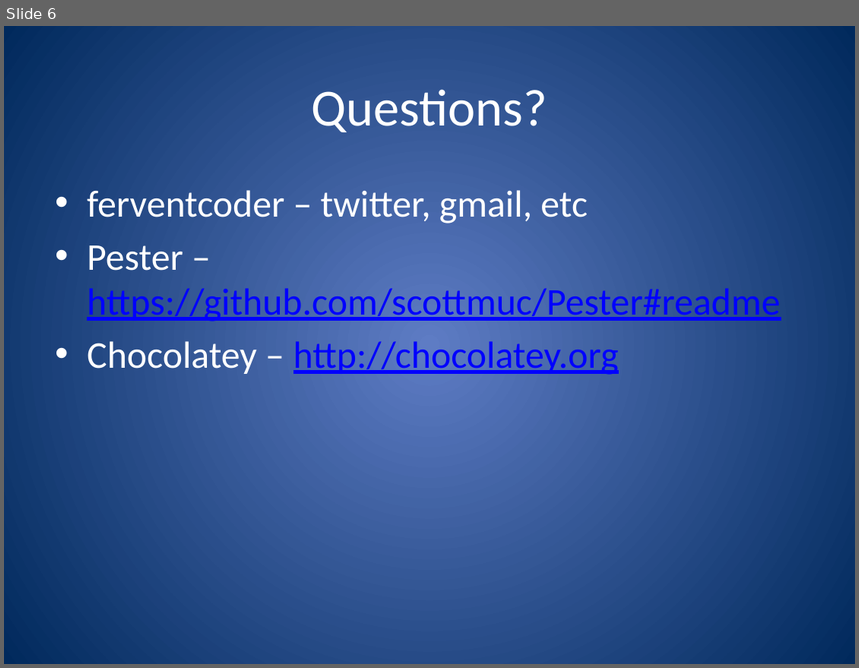
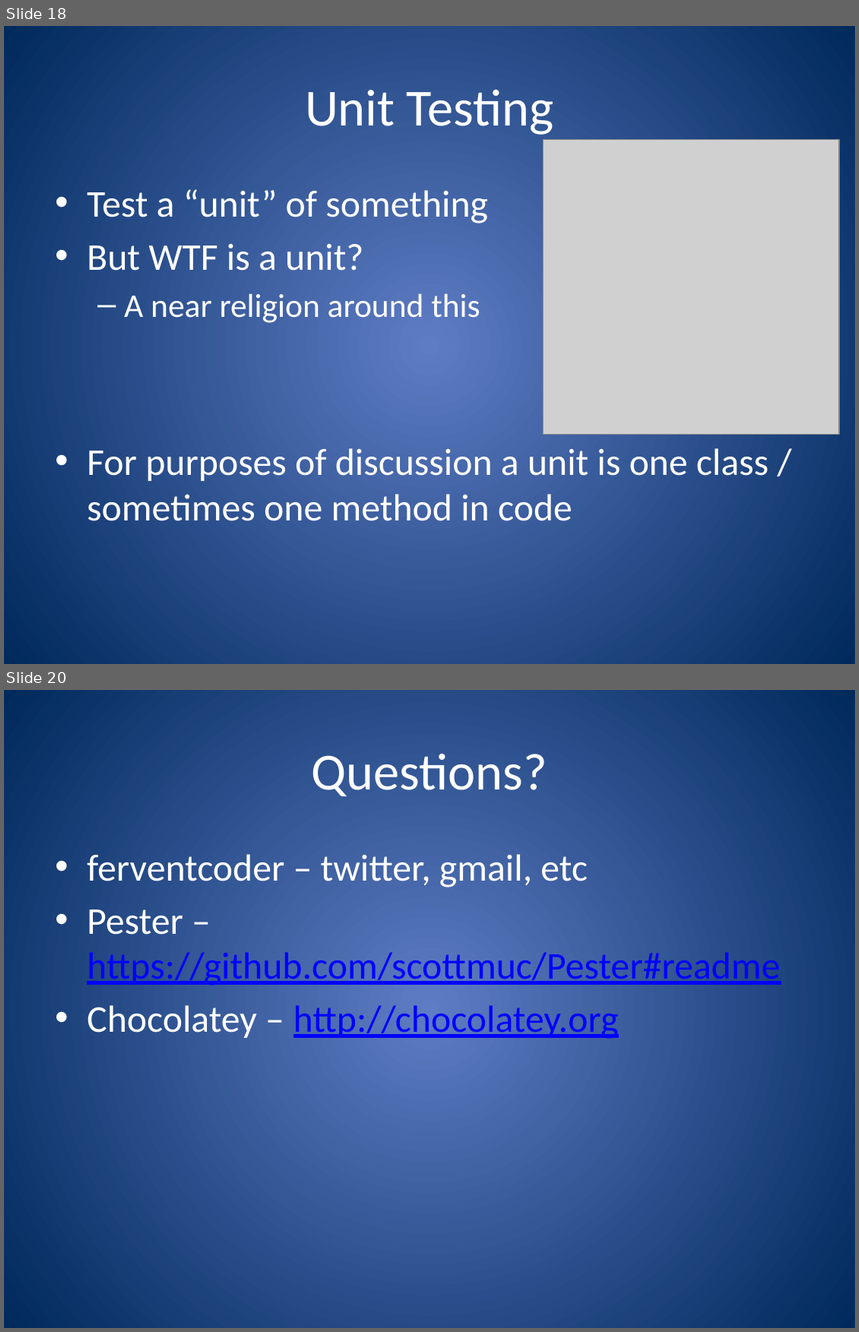
Before and after one commit to ferventcoder/presentations, a slide deck: dotNet/powershellbdd/AutomatedTestingForPowerShell.pptx. Shown one above the other, each under a label of ours: slide 6 before the commit, slides 18 and 20 after it; the slides between them are not shown. The pictures are 859x668 and 859x1332 pixels, drawn with LibreOffice and Linux fonts; fonts in the diff are those of the drawing; grey boxes stand for pictures. Boxes give left, top, right and bottom in pixels: in the first picture for what was removed or moved away, otherwise in the second. Text is boxed around its words. In the diff, an @@ line names an element or a change of style, - is before the commit and + after.

```diff
--- a/dotNet/powershellbdd/AutomatedTestingForPowerShell.pptx
+++ b/dotNet/powershellbdd/AutomatedTestingForPowerShell.pptx
@@ slide 18 added at (4, 26, 855, 664), background gradient #5E7CC5 to #00295C @@
@@ title added at (305, 89, 554, 135), 44 pt, text #FFFFFF @@
+Unit Testing
@@ picture added at (543, 139, 839, 435) @@
@@ text added at (87, 189, 769, 522), 32 pt, text #FFFFFF @@
+• Test a “unit” of something
+• But WTF is a unit?
+  – A near religion around this
+• For purposes of discussion a unit is one class / sometimes one method in code
@@ what was slide 6 is now slide 20 @@
```
Also in this commit, not shown: 3 slides changed, 16 other slides added, 2 slides removed, 37 other files.
